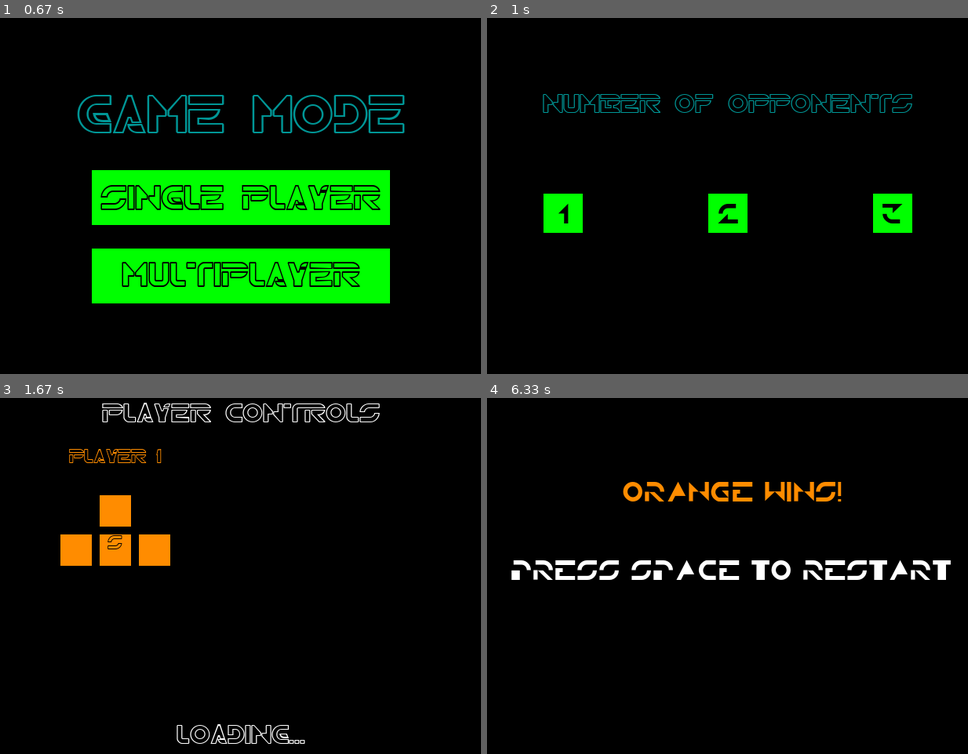
Above: before the commit, frames 1-4 (two rows, left to right).
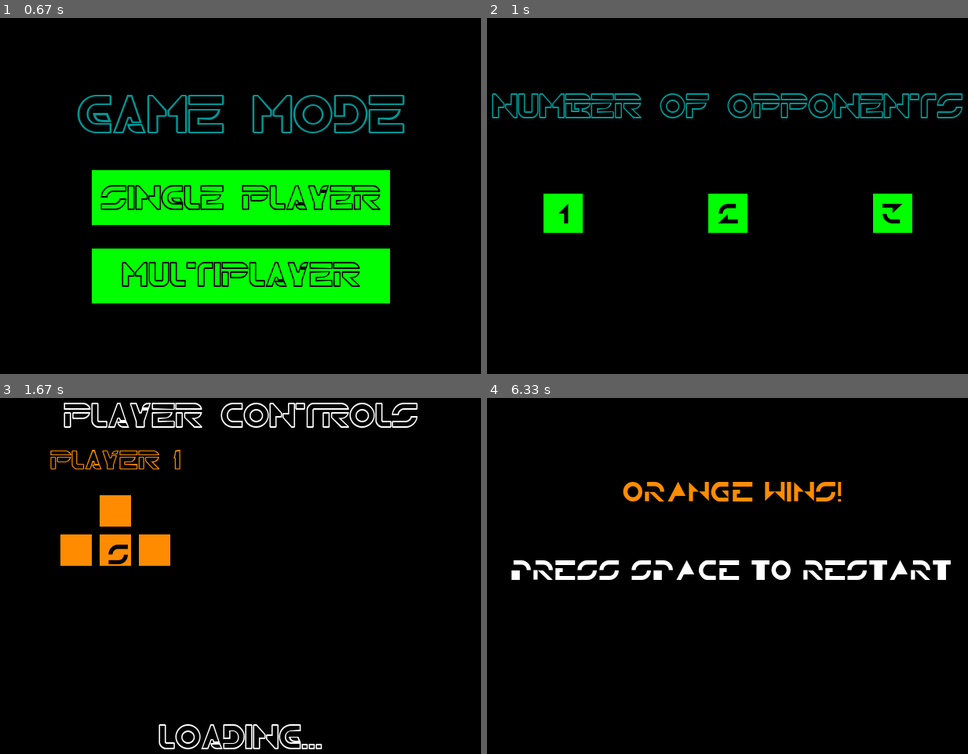
Above: after the commit, the same moments.

Repository: chiunaomi/Revamping-Tron-AI
Game: pygame game, started from main.py
Two runs of this game, one before a commit and one after it. Both use one fixed random seed, a clock stepped at 60 frames per second and the inputs below.
Inputs:
- Up to frame 1 (0.67 s): tap Space at 0.33 s
- Up to frame 2 (1 s): click "Single Player" at 0.72 s
- Up to frame 3 (1.67 s): click "1" at 1.05 s
- Up to frame 4 (6.33 s): no input

Frame 1 is identical in both runs. In frame 2, 2.8% of the frame differs, in the area x 0-99%, y 21-29%; in frame 3, 4.0%, in the area x 10-87%, y 1-99%; in frame 4, nothing differs.

Commit message:
working on visuals

Diff:
--- a/pygamewindowview.py
+++ b/pygamewindowview.py
@@ -49,14 +49,14 @@
     def single_player_setup(self):
         self.model.screen.fill(self.black)
         side_length = (50,50)
-        opponents = self.font.render("Number of Opponents", 1, self.blue)
+        opponents = self.large_font.render("Number of Opponents", 1, self.blue)
         labelone = self.solid_font.render("1", 1, self.black)
         labeltwo = self.solid_font.render("2", 1, self.black)
         labelthree = self.solid_font.render("3", 1, self.black)
         one = pygame.Rect((85, 230),side_length)
         two = pygame.Rect((295, 230),side_length)
         three = pygame.Rect((505, 230),side_length)
-        self.model.screen.blit(opponents,((self.model.width-self.font.size("Number of Opponents")[0])/2,100))
+        self.model.screen.blit(opponents,((self.model.width-self.large_font.size("Number of Opponents")[0])/2,100))
         pygame.draw.rect(self.model.screen,self.green,one,0)
         pygame.draw.rect(self.model.screen,self.green,two,0)
         pygame.draw.rect(self.model.screen,self.green,three,0)
@@ -115,14 +115,14 @@
 
     def display_controls(self):
         self.model.screen.fill(self.black)
-        controls = self.font.render("Player Controls",1,(255,255,255))
-        loading = self.font.render("Loading...", 1, (255,255,255))
+        controls = self.large_font.render("Player Controls",1,(255,255,255))
+        loading = self.large_font.render("Loading...", 1, (255,255,255))
         players = ["Player 1","Player 2","Player 3","Player 4"]
         player_loc = []
-        player_loc.append((int((self.model.width/2-self.small_font.size(players[0])[0])/2),70))
-        player_loc.append((int((self.model.width/2-self.small_font.size(players[1])[0])/2+self.model.width/2),70))
-        player_loc.append((int((self.model.width/2-self.small_font.size(players[2])[0])/2),250))
-        player_loc.append((int((self.model.width/2-self.small_font.size(players[3])[0])/2+self.model.width/2),250))
+        player_loc.append((int((self.model.width/2-self.font.size(players[0])[0])/2),70))
+        player_loc.append((int((self.model.width/2-self.font.size(players[1])[0])/2+self.model.width/2),70))
+        player_loc.append((int((self.model.width/2-self.font.size(players[2])[0])/2),250))
+        player_loc.append((int((self.model.width/2-self.font.size(players[3])[0])/2+self.model.width/2),250))
         side_length = (40,40)
         down_rect_loc = []
         down_rect_loc.append((int((self.model.width/2-side_length[0])/2),180))
@@ -132,7 +132,7 @@
         control_keys = [("s","a","d","w"),("\u2BC6","\u2BC7","\u2BC7","\u2BC5"),("b","v","n","g"),("l","k",":","o")]
         if self.model.num_players != None:
             for i in range(self.model.num_players):
-                player = self.small_font.render(players[i],1,self.model.player_colors[i])
+                player = self.font.render(players[i],1,self.model.player_colors[i])
                 loc = player_loc[i]
                 self.model.screen.blit(player,loc)
                 down_button = pygame.Rect(down_rect_loc[i],side_length)
@@ -143,11 +143,11 @@
                 pygame.draw.rect(self.model.screen,self.model.player_colors[i],left_button,0)
                 right_button = pygame.Rect((down_rect_loc[i][0]+(side_length[0]+10),down_rect_loc[i][1]),side_length)
                 pygame.draw.rect(self.model.screen,self.model.player_colors[i],right_button,0)
-                down_symbol = self.small_font.render(control_keys[i][0],1,self.black)
+                down_symbol = self.solid_font.render(control_keys[i][0],1,self.black)
                 down_loc = (int((side_length[0]-self.small_font.size(control_keys[i][0])[0])/2+down_rect_loc[i][0]),down_rect_loc[i][1])
                 self.model.screen.blit(down_symbol,down_loc)
-        controls_loc = (int((self.model.width-self.font.size("Player Controls")[0])/2),10)
-        loading_loc = (int((self.model.width-self.font.size("Loading...")[0])/2),420)
+        controls_loc = (int((self.model.width-self.large_font.size("Player Controls")[0])/2),10)
+        loading_loc = (int((self.model.width-self.large_font.size("Loading...")[0])/2),420)
         self.model.screen.blit(controls,controls_loc)
         self.model.screen.blit(loading,loading_loc)
         pygame.display.flip()
